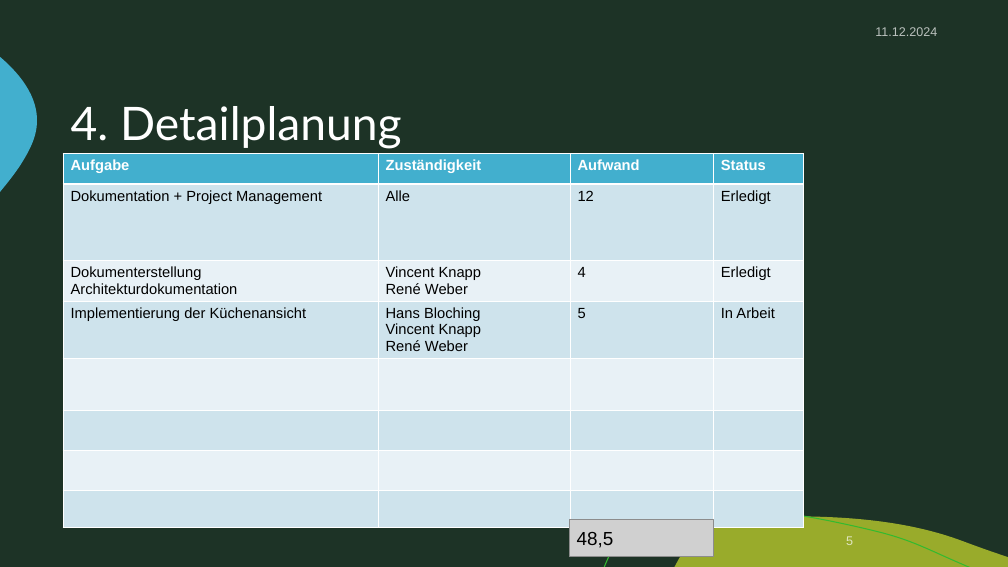
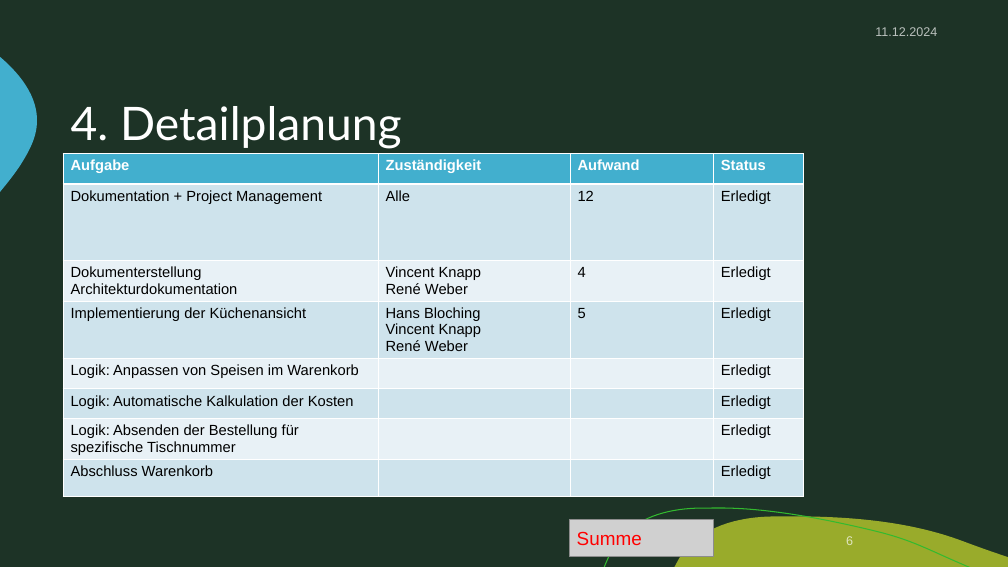
Before and after one commit to zIExpantion/ZumGelbenBach, a slide deck: slide 6 of Dokumente/Sprint-Backlog/Sprint-Backlog2.pptx (slide 5 before the commit). Drawn at 1008x567 pixels with LibreOffice and Linux fonts; fonts in the diff are those of the drawing; grey boxes stand for pictures; background and template pictures are left out. Boxes give left, top, right and bottom in pixels: in the first picture for what was removed or moved away, otherwise in the second. Text is boxed around its words. In the diff, an @@ line names an element or a change of style, - is before the commit and + after.

```diff
--- a/Dokumente/Sprint-Backlog/Sprint-Backlog2.pptx
+++ b/Dokumente/Sprint-Backlog/Sprint-Backlog2.pptx
@@ table at <box>63,154,805,504</box> @@
-row 4, column 4: In Arbeit
+row 4, column 4: Erledigt
-row 5, column 1: 
+row 5, column 1: Logik: Anpassen von Speisen im Warenkorb
-row 5, column 4: 
+row 5, column 4: Erledigt
-row 6, column 1: 
+row 6, column 1: Logik: Automatische Kalkulation der Kosten
-row 6, column 4: 
+row 6, column 4: Erledigt
-row 7, column 1: 
+row 7, column 1: Logik: Absenden der Bestellung für spezifische Tischnummer
-row 7, column 4: 
+row 7, column 4: Erledigt
-row 8, column 1: 
+row 8, column 1: Abschluss Warenkorb
-row 8, column 4: 
+row 8, column 4: Erledigt
@@ text at <box>577,532,642,545</box>: text changed; text colour #000000 to #FF0000 @@
-48,5
+Summe
```
Also in this commit, not shown: 2 other slides changed, 1 slide removed.
